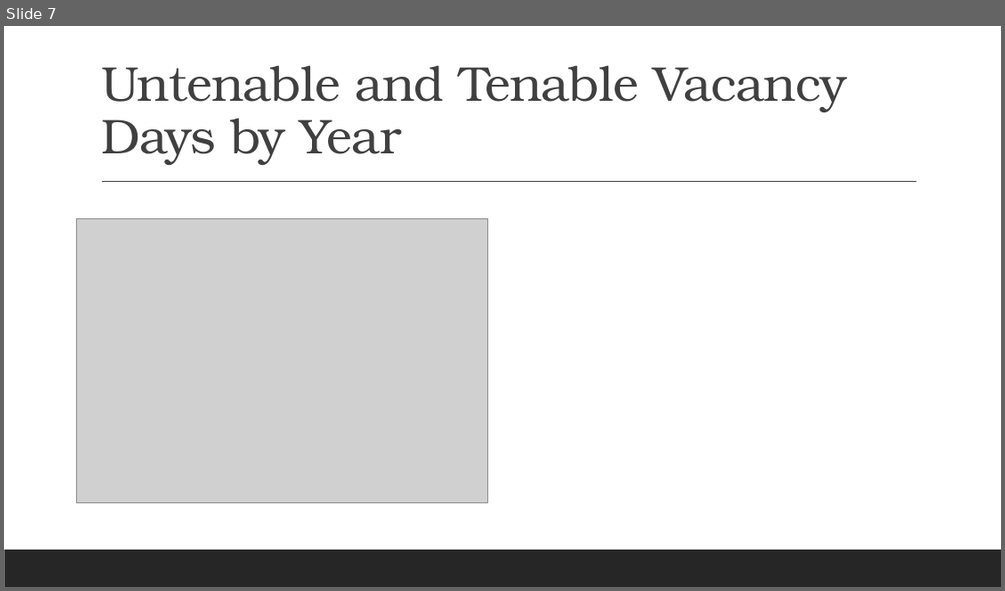
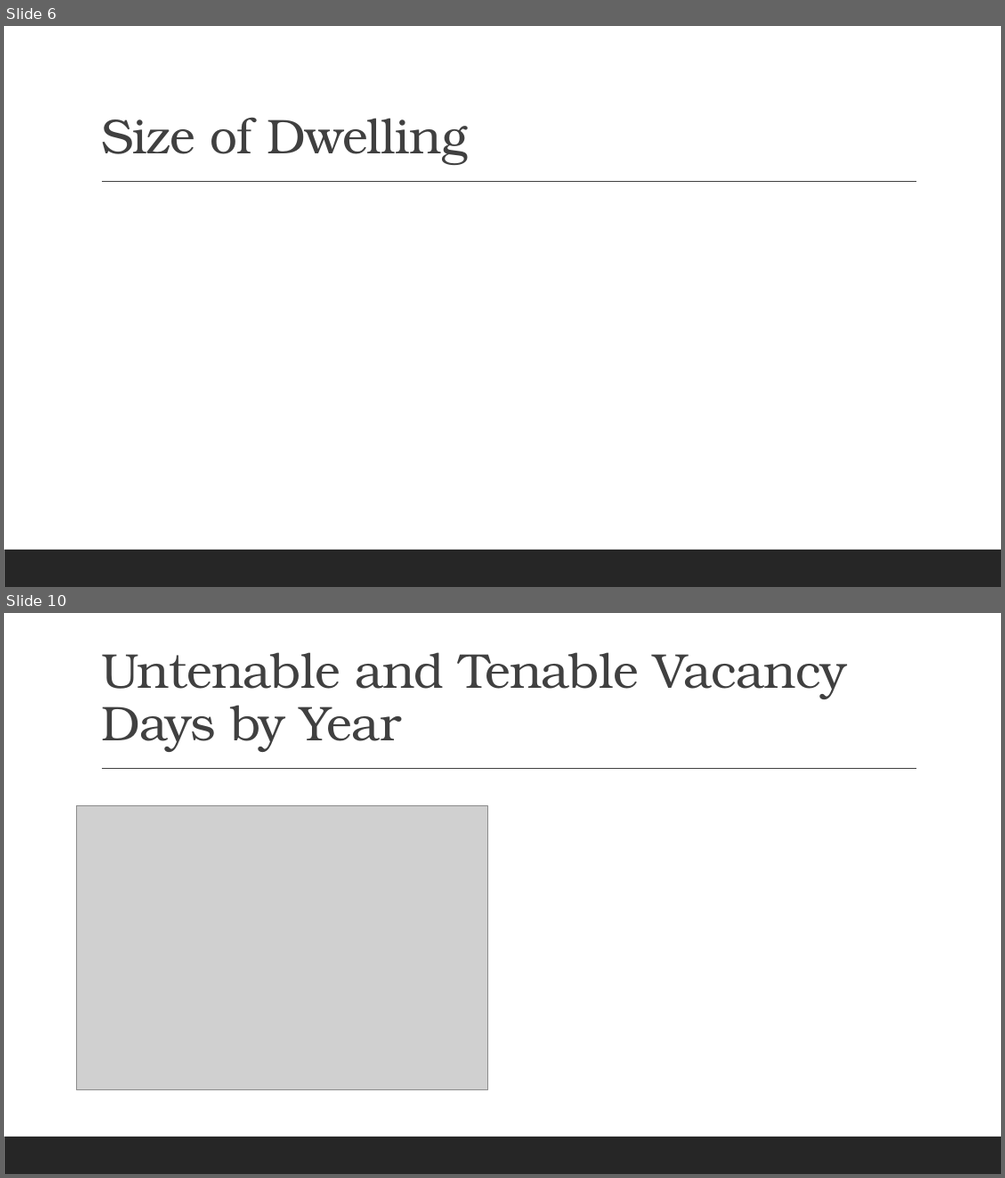
Before and after one commit to Anguyensfg/project-1, a slide deck: QLD Housing Vacancy.pptx. Shown one above the other, each under a label of ours: slide 7 before the commit, slides 6 and 10 after it; the slides between them are not shown. The pictures are 1005x591 and 1005x1178 pixels, drawn with LibreOffice and Linux fonts; fonts in the diff are those of the drawing; grey boxes stand for pictures. Boxes give left, top, right and bottom in pixels: in the first picture for what was removed or moved away, otherwise in the second. Text is boxed around its words. In the diff, an @@ line names an element or a change of style, - is before the commit and + after.

```diff
--- a/QLD Housing Vacancy.pptx
+++ b/QLD Housing Vacancy.pptx
@@ slide 6 added at bbox=[4, 26, 1001, 587], background #FFFFFF; not listed: 2 template elements that a slide beside it also shows @@
@@ title added at bbox=[101, 117, 467, 165], 47 pt, text #404040 @@
+Size of Dwelling
@@ what was slide 7 is now slide 10 @@
```
Also in this commit, not shown: 6 slides changed, 4 other slides added, 1 slide removed.
